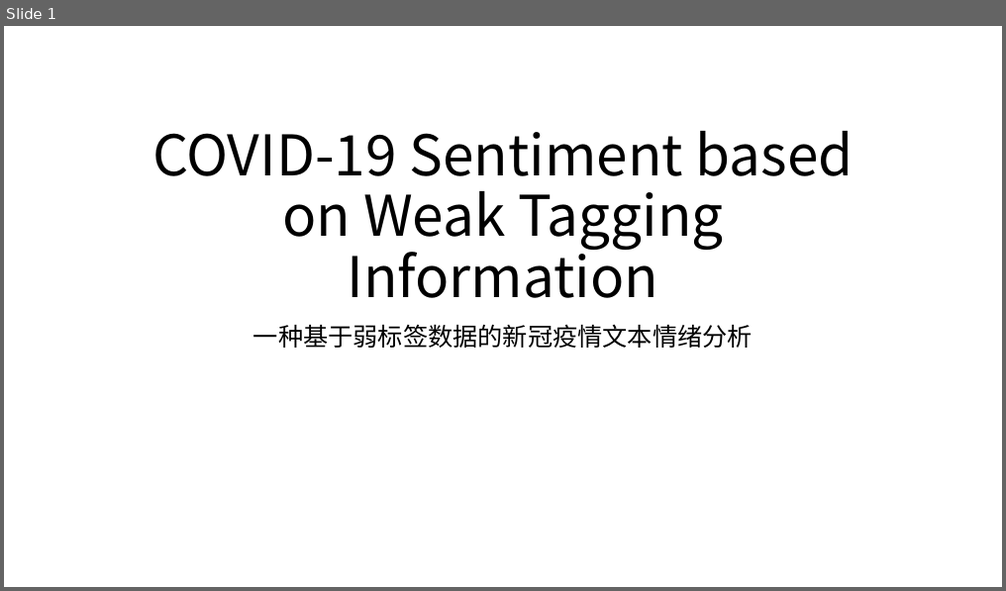
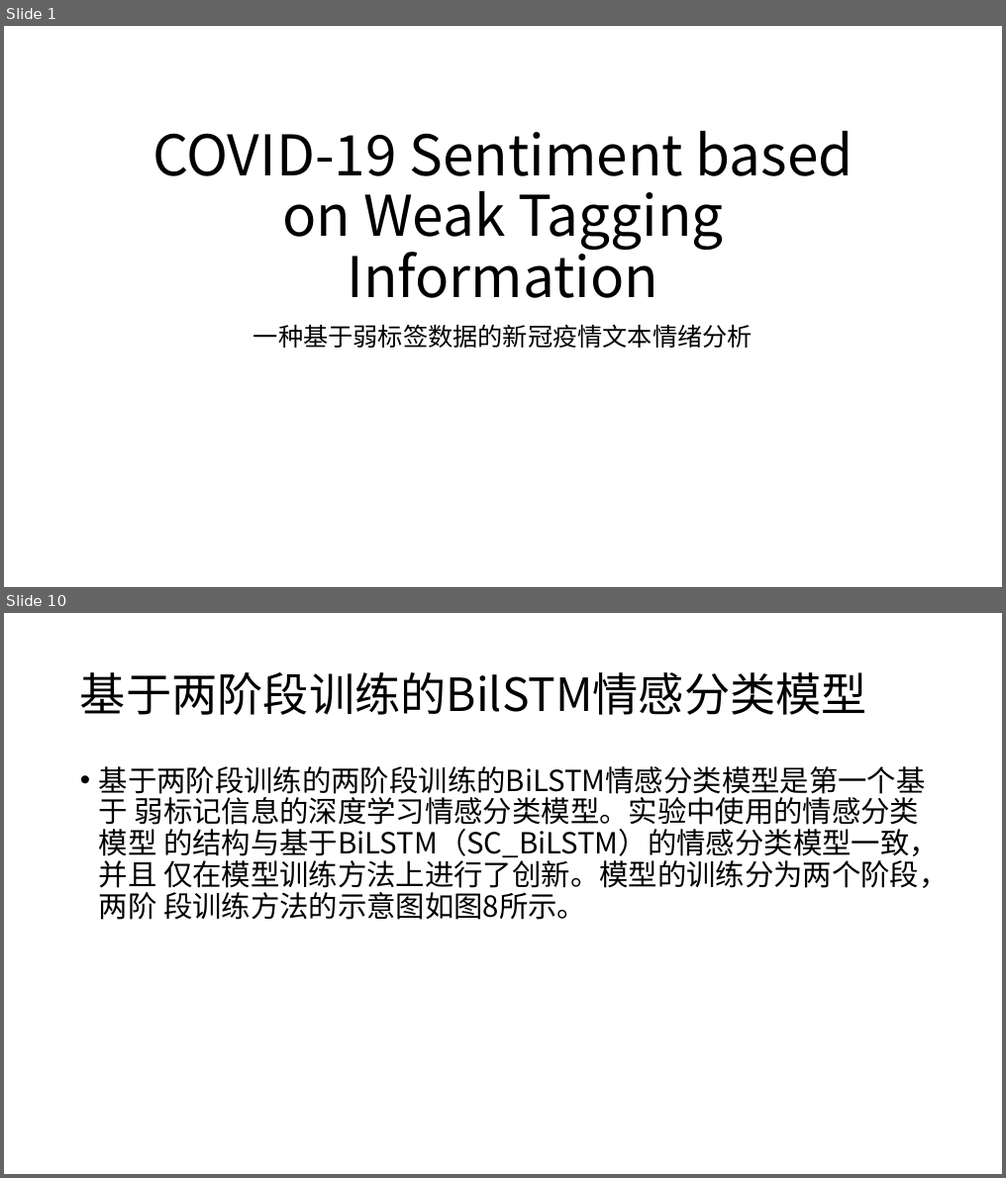
Before and after one commit to XinLin-cs/Dev_Note, a slide deck: COVID-19 Sentiment based on Weak Tagging Information/开题报告.pptx. Shown one above the other, each under a label of ours: slide 1 before the commit, slides 1 and 10 after it; the slides between them are not shown. The pictures are 1006x591 and 1006x1178 pixels, drawn with LibreOffice and Linux fonts; fonts in the diff are those of the drawing. Boxes give left, top, right and bottom in pixels: in the first picture for what was removed or moved away, otherwise in the second. Text is boxed around its words. In the diff, an @@ line names an element or a change of style, - is before the commit and + after.

```diff
--- a/COVID-19 Sentiment based on Weak Tagging Information/开题报告.pptx
+++ b/COVID-19 Sentiment based on Weak Tagging Information/开题报告.pptx
@@ slide 10 added at <box>4,613,1002,1174</box>, background #FFFFFF @@
@@ title added at <box>80,672,867,715</box>, 44 pt, text #000000 @@
+基于两阶段训练的BilSTM情感分类模型
@@ text added at <box>99,766,948,920</box>, 28 pt, text #000000 @@
+• 基于两阶段训练的两阶段训练的BiLSTM情感分类模型是第一个基于 弱标记信息的深度学习情感分类模型。实验中使用的情感分类模型 的结构与基于BiLSTM（SC_BiLSTM）的情感分类模型一致，并且 仅在模型训练方法上进行了创新。模型的训练分为两个阶段，两阶 段训练方法的示意图如图8所示。
```
Also in this commit, not shown: 13 other slides added.
